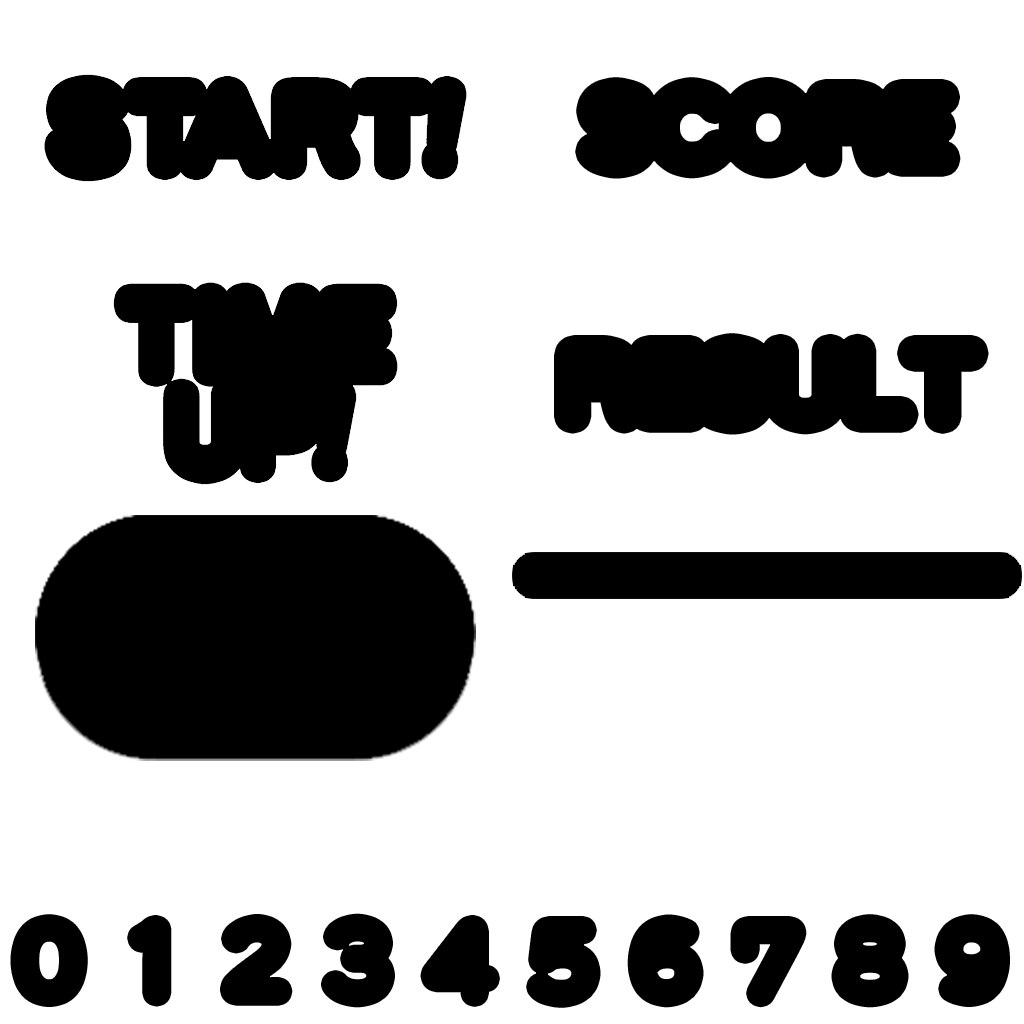
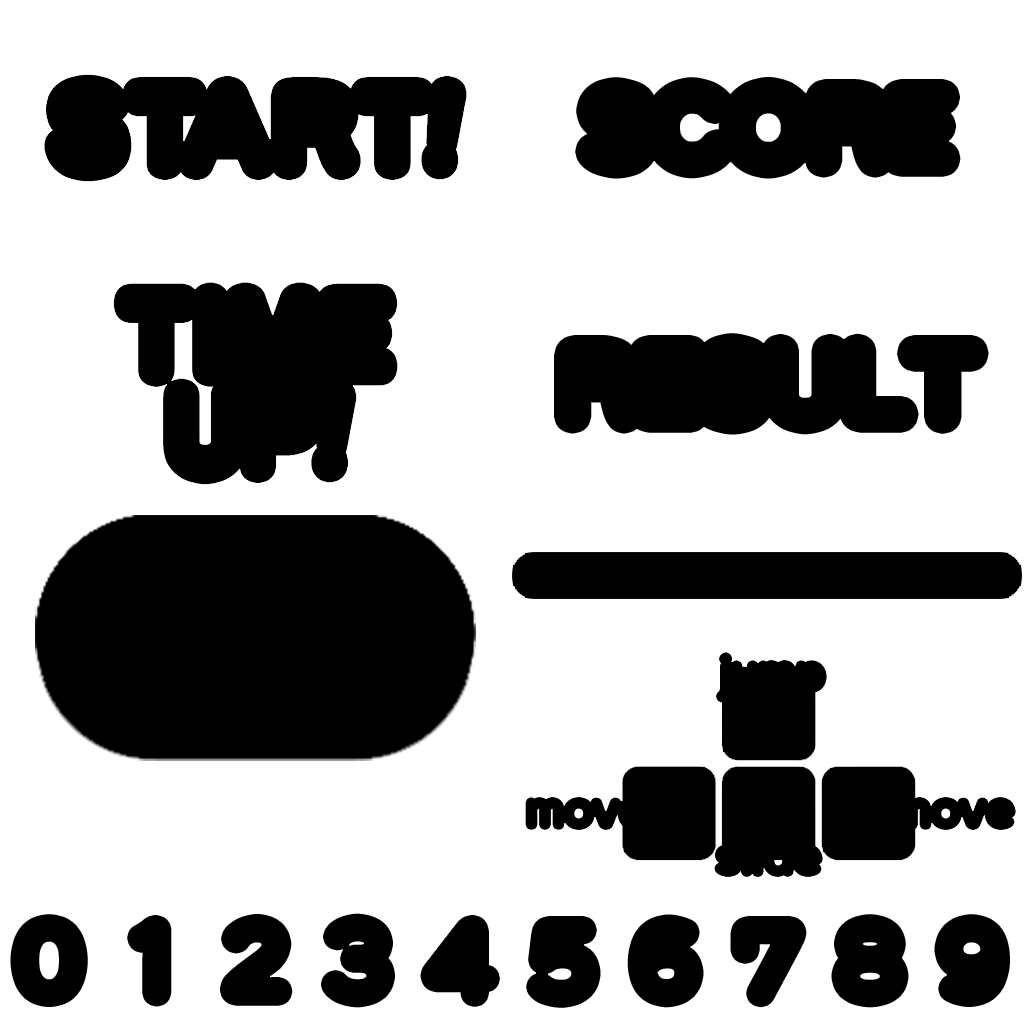
Before/after of a 1024 × 1024 layered artwork. What changed in the layer stack:
added layer "레이어 17" in group "mask" over [525, 652, 1016, 877]
